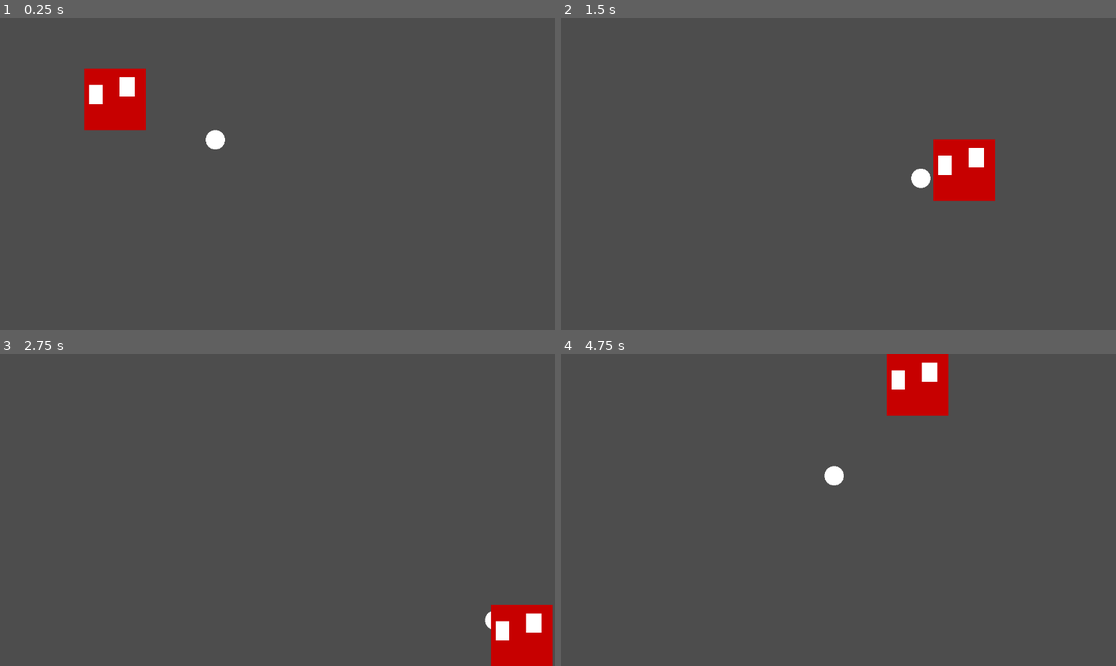
Above: before the commit, frames 1-4 (two rows, left to right).
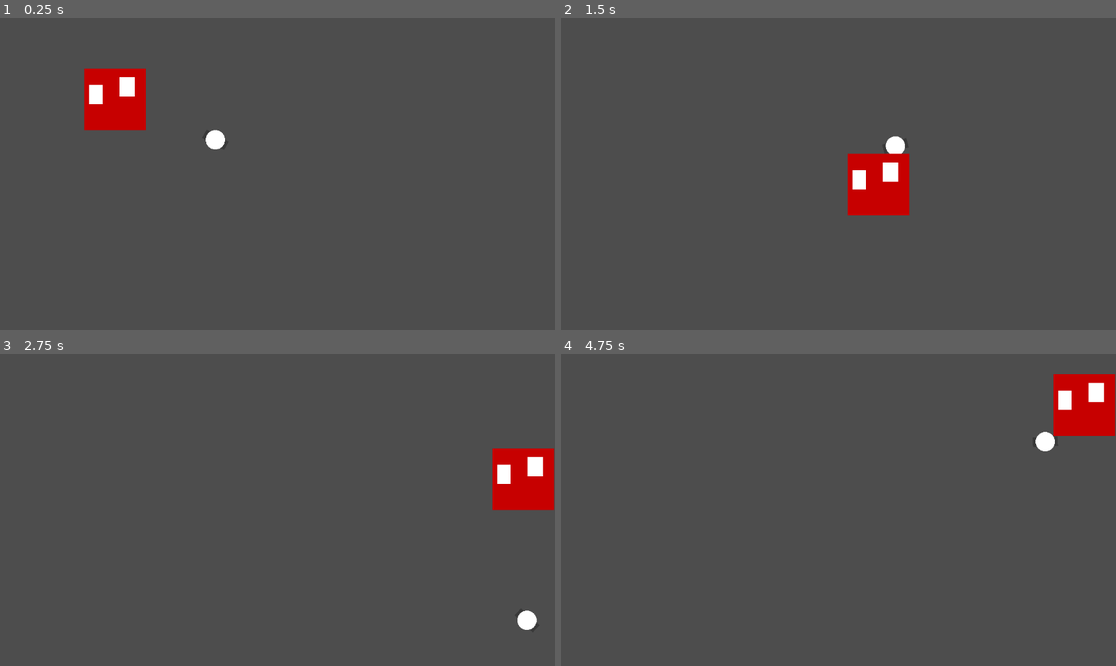
Above: after the commit, the same moments.

Repository: Garrett-Ravatt/DEEBSMoP
Game: Godot game, scene res://test-scenes/get_the_man.tscn
Two runs of this game, one before a commit and one after it. Both use one fixed random seed, a clock stepped at 60 frames per second and the inputs below. The project has no main scene, so this scene is started directly.
Inputs (mouse positions are in pixels of both pictures, inside the frame that each line leads up to):
- Up to frame 1 (0.25 s): no input
- Up to frame 2 (1.5 s): move the mouse to (960, 158) at 0.52 s; hold D (move_right) 0.53-1.28 s; move the mouse to (727, 189) at 1.27 s; hold S (move_down) from 1.28 s (still down)
- Up to frame 3 (2.75 s): move the mouse to (333, 441) at 2.02 s; release S (move_down) at 2.03 s; hold D (move_right) from 2.03 s (still down)
- Up to frame 4 (4.75 s): move the mouse to (810, 572) at 2.77 s; release D (move_right) at 2.78 s; hold W (move_up) 2.78-3.53 s; move the mouse to (1005, 556) at 3.52 s; hold A (move_left) from 3.53 s (still down); move the mouse to (672, 463) at 4.27 s

The runs differ from the first frame. In frame 2, 4.8% of the frame differs, in the area x 51-79%, y 37-64%; in frame 3, 4.4%; in frame 4, 4.8%.

Commit message:
changed the man for guns

Diff:
--- a/objects/the_man.gd
+++ b/objects/the_man.gd
@@ -1,4 +1,4 @@
-extends Area2D
+extends CharacterBody2D
 
 signal death
 @export var health := 100.0 :
@@ -8,7 +8,10 @@
 		health = value
 
 @export var speed = 400 # How fast the player will move (pixels/sec).
+@export var accel := 600.0
+@export var linear_damping := 0.05
 var screen_size # Size of the game window.
+#var velocity = Vector2.ZERO # The player's movement vector.
 
 func _ready():
 	screen_size = get_viewport_rect().size
@@ -16,17 +19,31 @@
 
 
 func _process(delta):
-	var velocity = Vector2.ZERO # The player's movement vector.
+	var direction = Vector2(0,0)
+	velocity /= (1.0 + linear_damping * delta)
 	if Input.is_action_pressed("move_right"):
-		velocity.x += 1
+		direction.x += 1
 	if Input.is_action_pressed("move_left"):
-		velocity.x -= 1
+		direction.x -= 1
 	if Input.is_action_pressed("move_down"):
-		velocity.y += 1
+		direction.y += 1
 	if Input.is_action_pressed("move_up"):
-		velocity.y -= 1
-	if velocity.length() > 0:
-		velocity = velocity.normalized() * speed
+		direction.y -= 1
+	#if velocity.length() > 0:
+		#velocity = velocity.normalized() * speed
 
-	position += velocity * delta
+	#position += velocity * delta
+	#velocity.limit_length(speed)
+	if direction != Vector2(0,0):
+
+		velocity += direction * accel * delta
+		velocity = velocity.limit_length(speed)
+	else:
+		print(velocity.length())
+		velocity = velocity.limit_length(velocity.length() - accel)
+
 	position = position.clamp(Vector2.ZERO, screen_size)
+	look_at(get_global_mouse_position())
+	rotation_degrees += 90
+
+	move_and_slide()
--- a/objects/the_man.tscn
+++ b/objects/the_man.tscn
@@ -7,9 +7,34 @@
 [sub_resource type="CircleShape2D" id="CircleShape2D_21u08"]
 radius = 20.0
 
-[node name="TheMan" type="Area2D" groups=["aggro_target"]]
+[node name="TheMan" type="CharacterBody2D" groups=["aggro_target"]]
 collision_mask = 0
 script = ExtResource("1_mkixg")
+
+[node name="FrontGun" type="ColorRect" parent="."]
+anchors_preset = 7
+anchor_left = 0.5
+anchor_top = 1.0
+anchor_right = 0.5
+anchor_bottom = 1.0
+offset_left = -10.0
+offset_top = -26.0
+offset_right = 10.0
+offset_bottom = -6.0
+grow_horizontal = 2
+grow_vertical = 0
+color = Color(0.223529, 0.223529, 0.223529, 1)
+
+[node name="BackGun" type="ColorRect" parent="."]
+anchors_preset = 5
+anchor_left = 0.5
+anchor_right = 0.5
+offset_left = -10.0
+offset_top = 6.0
+offset_right = 10.0
+offset_bottom = 26.0
+grow_horizontal = 2
+color = Color(0.223529, 0.223529, 0.223529, 1)
 
 [node name="MeshInstance2D" type="MeshInstance2D" parent="."]
 position = Vector2(0, 3.8147e-06)
